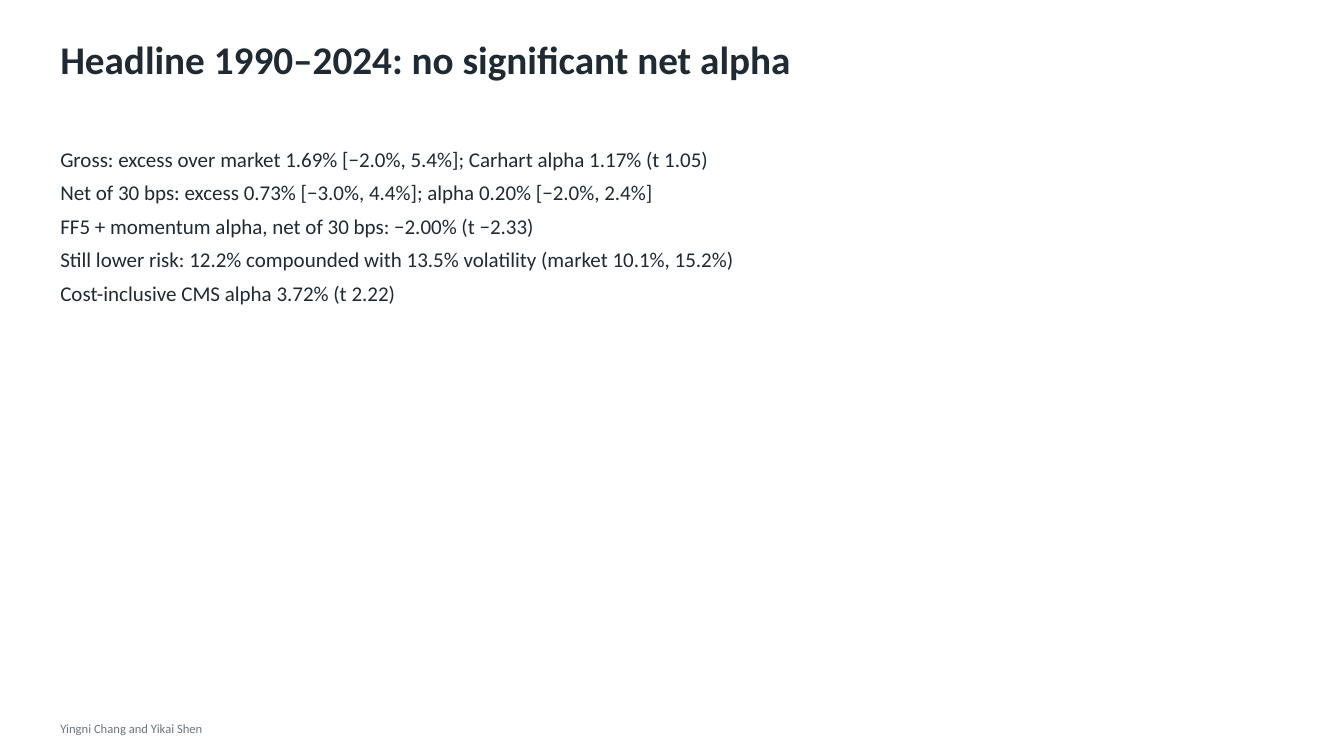
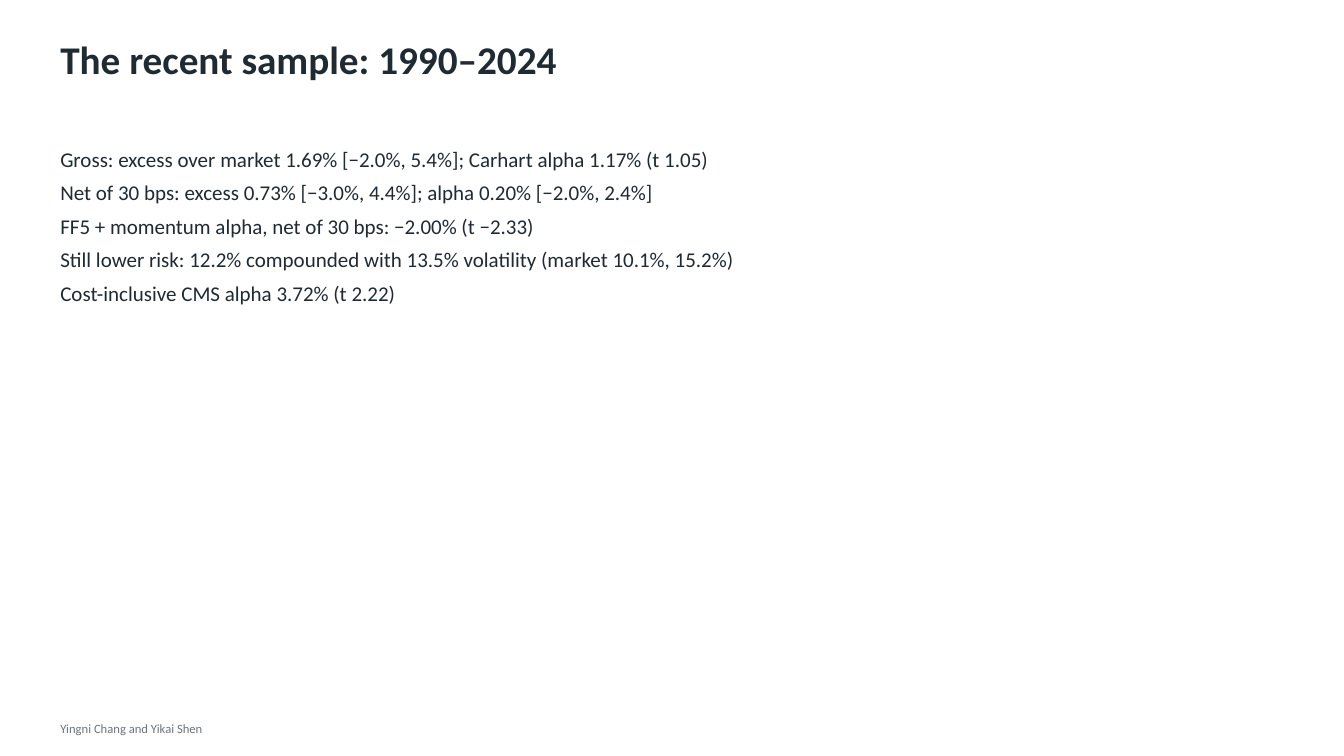
Before and after one commit to yingnichang/MTH9897, a slide deck: slide 10 of Final/presentation/conservative_formula.pptx. Drawn at 1344x756 pixels with LibreOffice and Linux fonts; fonts in the diff are those of the drawing. Boxes give left, top, right and bottom in pixels: in the first picture for what was removed or moved away, otherwise in the second. Text is boxed around its words. In the diff, an @@ line names an element or a change of style, - is before the commit and + after.

```diff
--- a/Final/presentation/conservative_formula.pptx
+++ b/Final/presentation/conservative_formula.pptx
@@ text at bbox=[60, 46, 556, 80]: text changed @@
-Headline 1990–2024: no significant net alpha
+The recent sample: 1990–2024
```
Also in this commit, not shown: 17 other slides changed, 11 other files.
